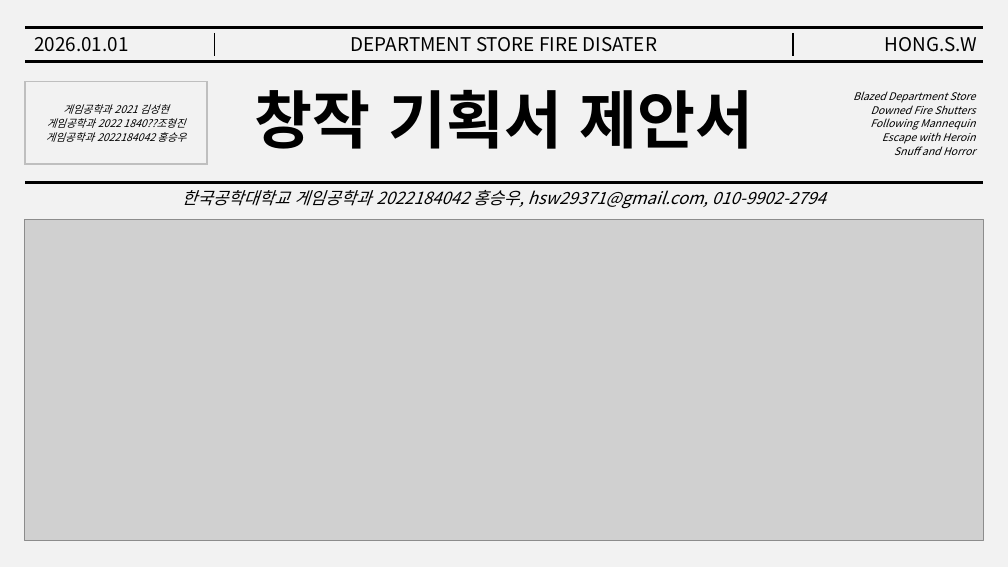
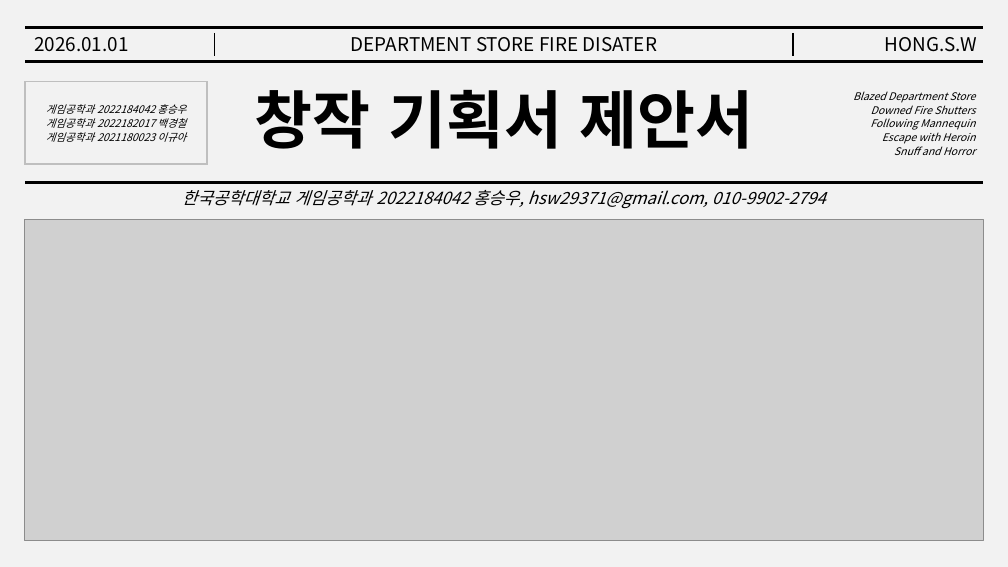
Before and after one commit to maru3172/ProjectDSFD, a slide deck: slide 1 of Work/2022184042_HSW/Document/백화점 화재 사건 제안서.pptx. Drawn at 1008x567 pixels with LibreOffice and Linux fonts; fonts in the diff are those of the drawing; grey boxes stand for pictures. Boxes give left, top, right and bottom in pixels: in the first picture for what was removed or moved away, otherwise in the second. Text is boxed around its words. In the diff, an @@ line names an element or a change of style, - is before the commit and + after.

Commit message:
Document patch
Correct team member name

```diff
--- a/Work/2022184042_HSW/Document/백화점 화재 사건 제안서.pptx
+++ b/Work/2022184042_HSW/Document/백화점 화재 사건 제안서.pptx
@@ text in rectangle at (46, 118, 186, 142): paragraphs added @@
+게임공학과 2022182017 백경철
+게임공학과 2021180023 이규아
@@ text in rectangle at (47, 104, 185, 128): paragraphs removed @@
-게임공학과 2021 김성현
-게임공학과 2022 1840??조형진
```
